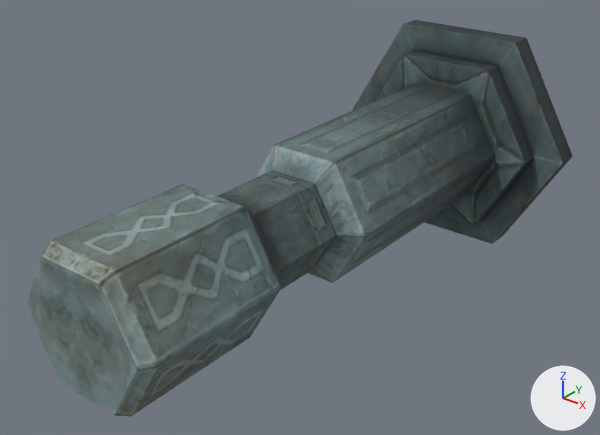
Before and after pictures for a commit that changed the OBJ model sceneobjs/zhucheng_yewai_370/zhucheng_yewai_370_shoulong02.obj.
Rendered twice from a 50 mm lens placed at (125.5, -244.3, 96.9), pointed at (-2.7, -84.0, -2.5). The axes (+X, +Y, +Z) are drawn at lower right. The lights are the same throughout. Where no turn or scale is listed for an object, it has been applied to the vertices.

Objects in the first picture: 'zhucheng_yewai_370_shoulong02'.
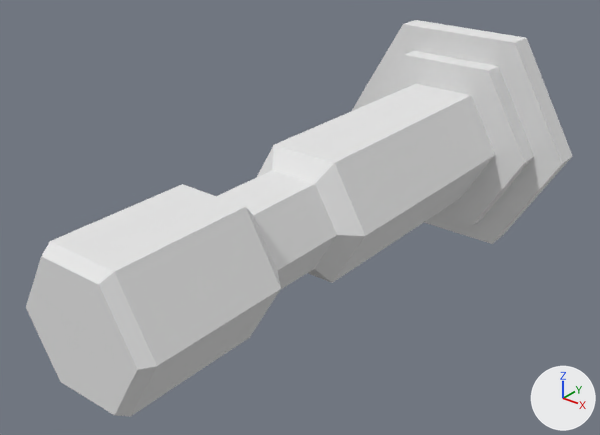
What the commit changed:
Material 'material_1' (mat_material_1_1) is new.
Its base color is (0.8, 0.8, 0.8) (white #e7e7e7).
Its roughness is 1.0.
me_zhucheng_yewai_370_shoulong02 has 88 vertices, 166 faces and spans x -40.0..40.0, y -161.0..0.0, z -34.0..35.0.
me_zhucheng_yewai_370_shoulong02 no longer uses material mat_material_1 (picture img_zhucheng_yewai_370_shoulong02_01_png).
me_zhucheng_yewai_370_shoulong02 now uses material mat_material_1_1 (white #e7e7e7).

Boxes [x1, y1, x2, y2] around the edits, measured in the pictures (600 x 435 px):
'zhucheng_yewai_370_shoulong02', recoloured
    both: [26, 20, 572, 417]
